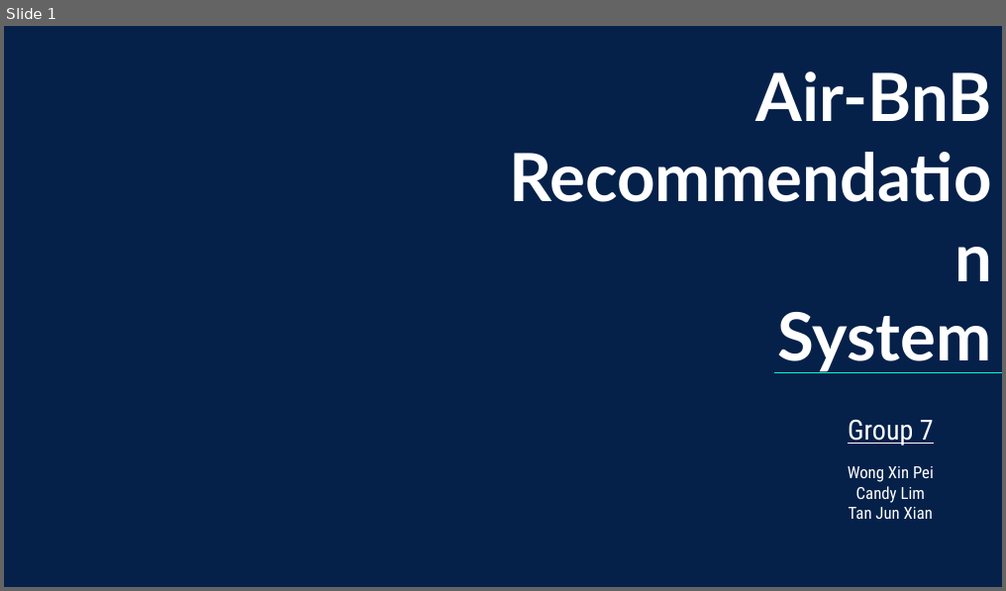
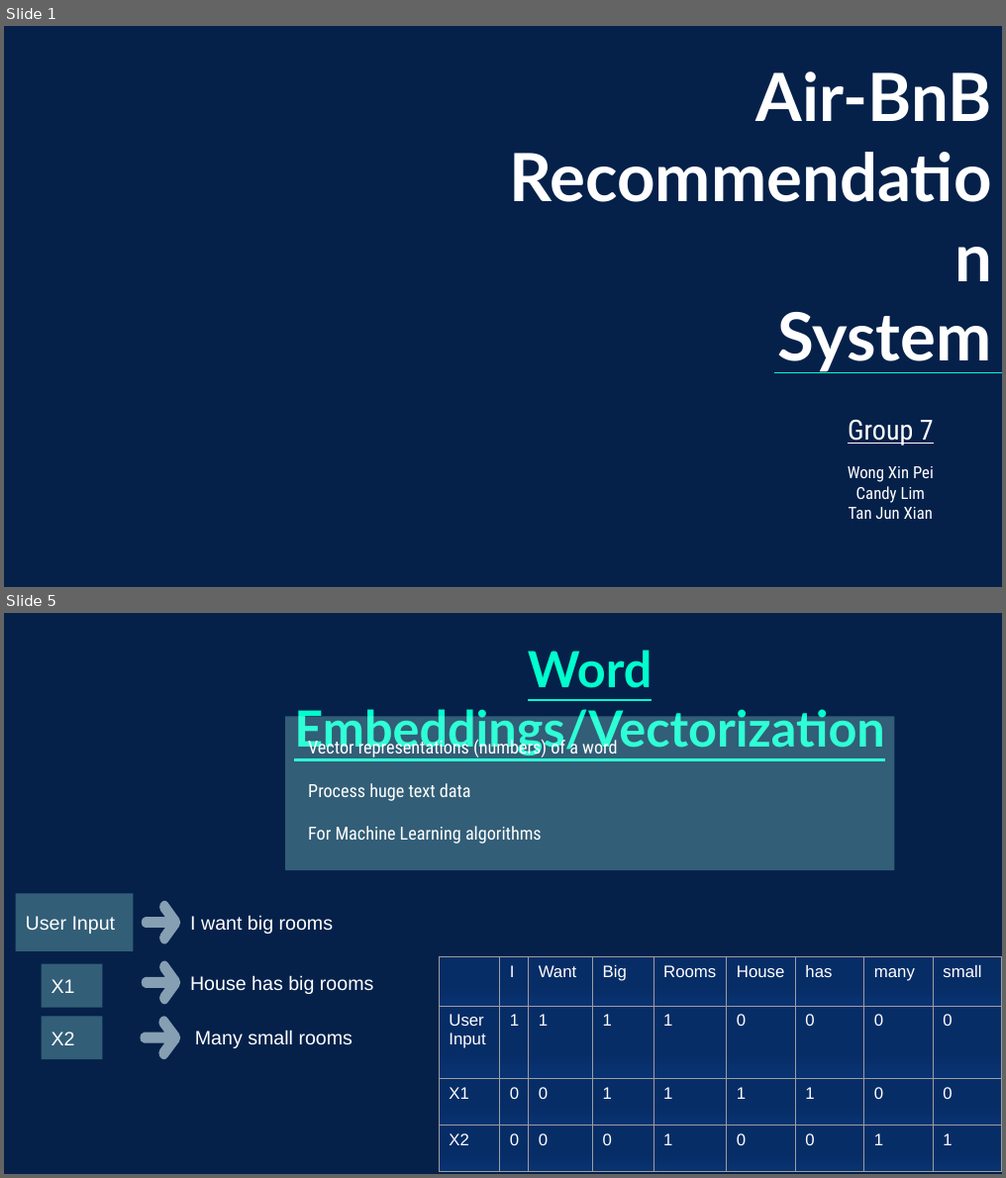
Before and after one commit to boohooo/AirBnB, a slide deck: PPT/AirBB Recommender.pptx. Shown one above the other, each under a label of ours: slide 1 before the commit, slides 1 and 5 after it; the slides between them are not shown. The pictures are 1006x591 and 1006x1178 pixels, drawn with LibreOffice and Linux fonts; fonts in the diff are those of the drawing; background and template pictures are left out. Boxes give left, top, right and bottom in pixels: in the first picture for what was removed or moved away, otherwise in the second. Text is boxed around its words. In the diff, an @@ line names an element or a change of style, - is before the commit and + after.

```diff
--- a/PPT/AirBB Recommender.pptx
+++ b/PPT/AirBB Recommender.pptx
@@ slide 5 added at bbox=[4, 613, 1002, 1174], background picture (left out) @@
@@ title added at bbox=[294, 650, 884, 756], 36 pt, text #00FFCD, bold, underline @@
+Word Embeddings/Vectorization
@@ snip rect added at bbox=[286, 716, 895, 871], fill #AAFFEE at 28% opacity @@
@@ subtitle added at bbox=[308, 737, 617, 844], 13 pt, text #FFFFFF @@
+Vector representations (numbers) of a word
+Process huge text data
+For Machine Learning algorithms
@@ snip rect added at bbox=[16, 893, 134, 952], fill #AAFFEE at 28% opacity, 14 pt, text #FFFFFF @@
+User Input
@@ freeform shape added at bbox=[140, 900, 179, 945], fill #869FB2 @@
@@ text added at bbox=[190, 915, 334, 934], 14 pt, text #FFFFFF @@
+I want big rooms
@@ snip rect added at bbox=[41, 964, 102, 1008], fill #AAFFEE at 28% opacity, 14 pt, text #FFFFFF @@
+X1
@@ freeform shape added at bbox=[140, 961, 179, 1005], fill #869FB2 @@
@@ table added at bbox=[439, 958, 1002, 1172], 4 rows, 9 columns @@
+ | I | Want | Big | Rooms | House | has | many | small
+User Input | 1 | 1 | 1 | 1 | 0 | 0 | 0 | 0
+X1 | 0 | 0 | 1 | 1 | 1 | 1 | 0 | 0
+X2 | 0 | 0 | 0 | 1 | 0 | 0 | 1 | 1
@@ text added at bbox=[190, 975, 373, 994], 14 pt, text #FFFFFF @@
+House has big rooms
@@ snip rect added at bbox=[41, 1016, 102, 1060], fill #AAFFEE at 28% opacity, 14 pt, text #FFFFFF @@
+X2
@@ freeform shape added at bbox=[139, 1016, 180, 1060], fill #869FB2 @@
@@ text added at bbox=[195, 1030, 352, 1049], 14 pt, text #FFFFFF @@
+Many small rooms
```
Also in this commit, not shown: 2 slides changed, 19 other slides added, 1 slide removed.
